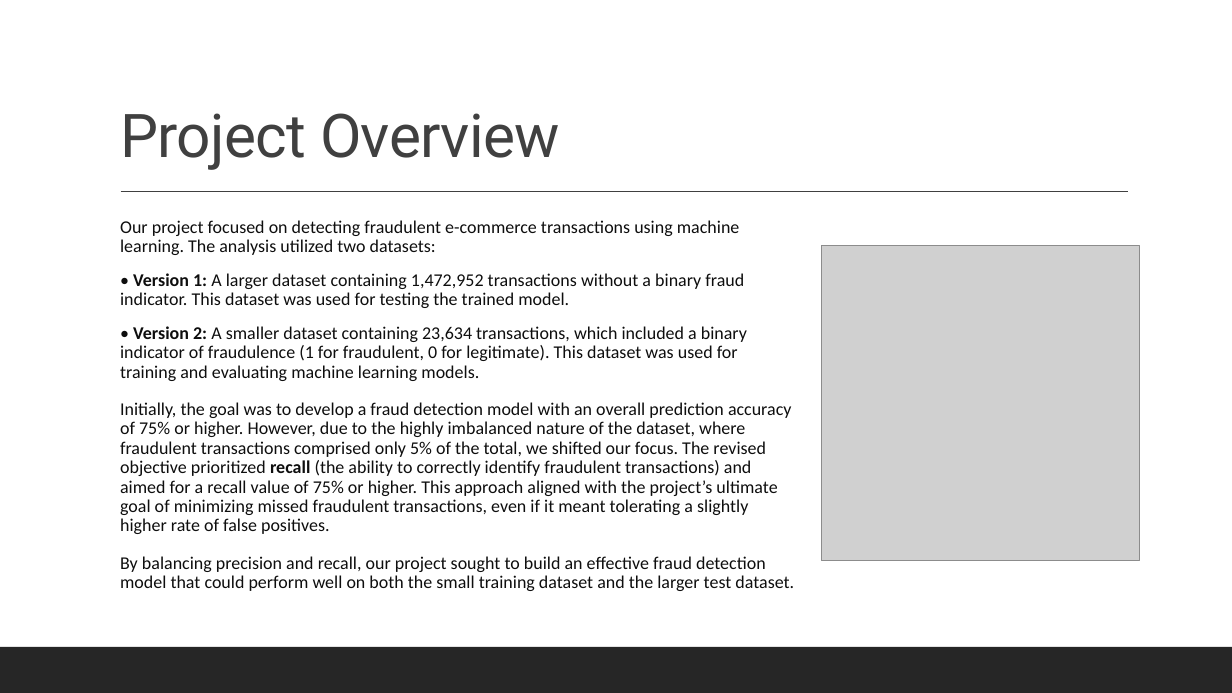
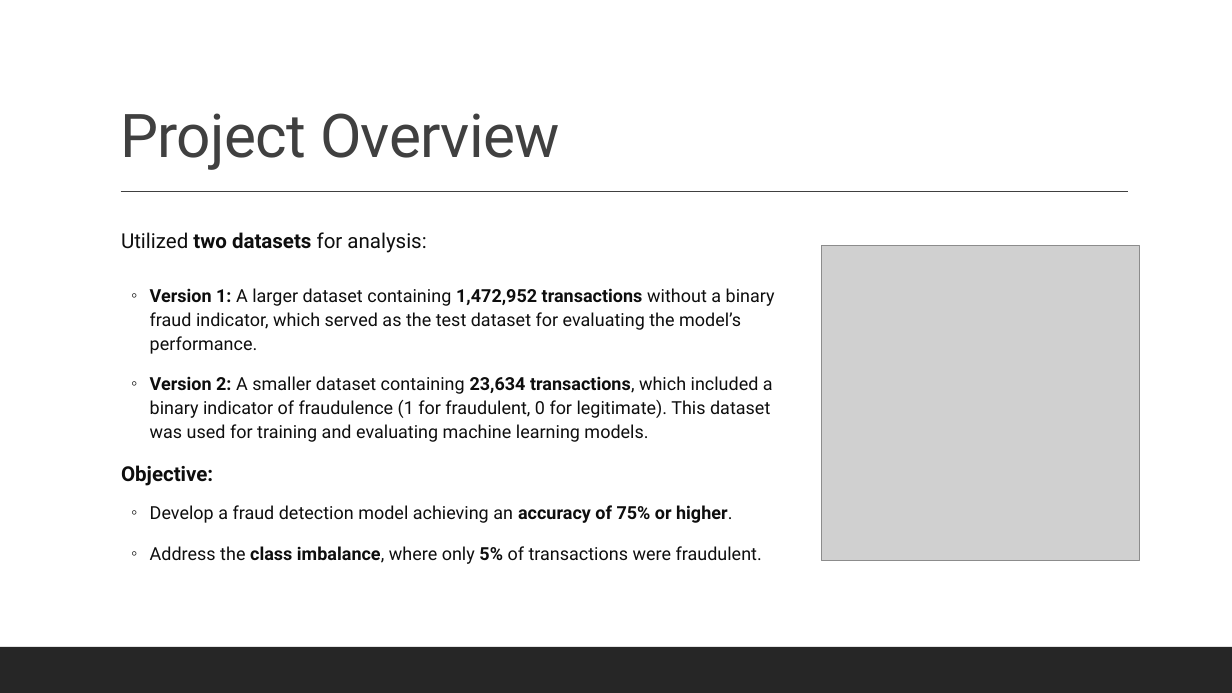
Before and after one commit to aferrodelgado/Project-4, a slide deck: slide 2 of Project 4 Presentation.pptx. Drawn at 1232x693 pixels with LibreOffice and Linux fonts; fonts in the diff are those of the drawing; grey boxes stand for pictures. Boxes give left, top, right and bottom in pixels: in the first picture for what was removed or moved away, otherwise in the second. Text is boxed around its words. In the diff, an @@ line names an element or a change of style, - is before the commit and + after.

Commit message:
updated .pptx

```diff
--- a/Project 4 Presentation.pptx
+++ b/Project 4 Presentation.pptx
@@ text at <box>121,232,775,564</box>: text changed; font Calibri to Roboto @@
-  Our project focused on detecting fraudulent e-commerce transactions using machine learning. The analysis utilized two datasets:
-  • Version 1: A larger dataset containing 1,472,952 transactions without a binary fraud indicator. This dataset was used for testing the trained model.
-  • Version 2: A smaller dataset containing 23,634 transactions, which included a binary indicator of fraudulence (1 for fraudulent, 0 for legitimate). This dataset was used for training and evaluating machine learning models.
-  Initially, the goal was to develop a fraud detection model with an overall prediction accuracy of 75% or higher. However, due to the highly imbalanced nature of the dataset, where fraudulent transactions comprised only 5% of the total, we shifted our focus. The revised objective prioritized recall (the ability to correctly identify fraudulent transactions) and aimed for a recall value of 75% or higher. This approach aligned with the project’s ultimate goal of minimizing missed fraudulent transactions, even if it meant tolerating a slightly higher rate of false positives.
-  By balancing precision and recall, our project sought to build an effective fraud detection model that could perform well on both the small training dataset and the larger test dataset.
+Utilized two datasets for analysis:
+  ◦ Version 1: A larger dataset containing 1,472,952 transactions without a binary fraud indicator, which served as the test dataset for evaluating the model’s performance.
+  ◦ Version 2: A smaller dataset containing 23,634 transactions, which included a binary indicator of fraudulence (1 for fraudulent, 0 for legitimate). This dataset was used for training and evaluating machine learning models.
+Objective:
+  ◦ Develop a fraud detection model achieving an accuracy of 75% or higher.
+  ◦ Address the class imbalance, where only 5% of transactions were fraudulent.
```
Also in this commit, not shown: 3 other slides changed, 1 slide added, 1 slide removed, 2 other files.
